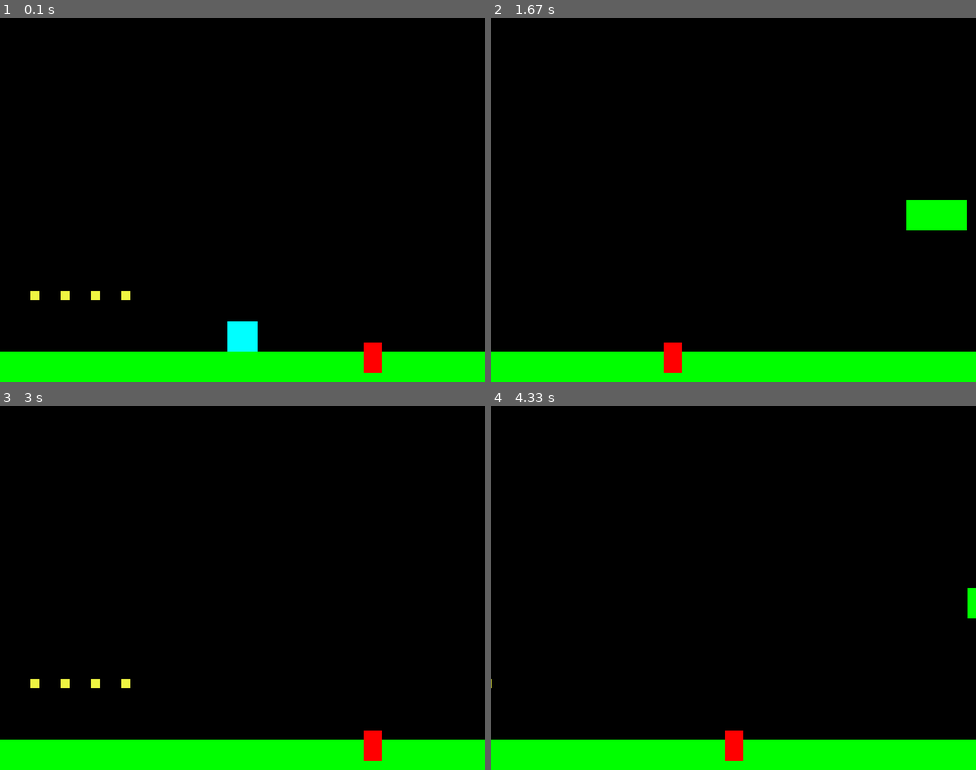
Above: before the commit, frames 1-4 (two rows, left to right).
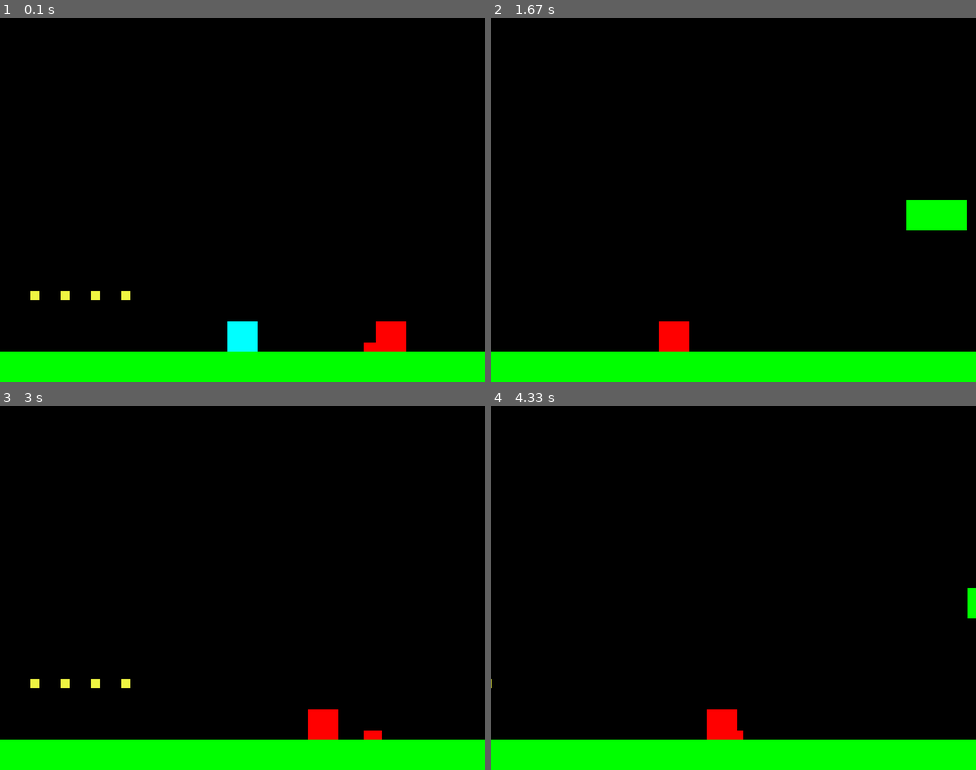
Above: after the commit, the same moments.

Repository: Rundumu/pygame-sonic-clone
Game: pygame game, started from main.py
The game is run twice, just before and just after one commit, with the same random seed, the same clock (stepped at 60 frames per second) and the same inputs.
Inputs:
- Up to frame 1 (0.1 s): no input
- Up to frame 2 (1.67 s): hold Right 0.33-0.8 s; hold Up 0.83-1.13 s; hold Right 1.17-1.63 s
- Up to frame 3 (3 s): hold Left 1.67-2.2 s; hold Left 2.23-2.63 s; hold Up from 2.67 s (still down)
- Up to frame 4 (4.33 s): release Up at 3.03 s; hold Right 3.07-3.7 s; hold Left 3.73-4.2 s; hold Right from 4.23 s (still down)

The runs differ from the first frame. In frame 1, 0.7% of the frame differs, in the area x 75-84%, y 83-98%; in frame 2, 0.6%; in frame 3, 0.7%, in the area x 63-79%, y 83-98%; in frame 4, 0.7%.

Commit message:
started working on enemy logic

Diff:
--- a/main.py
+++ b/main.py
@@ -65,6 +65,11 @@
 spikes = pygame.sprite.Group()
 spikes.add(spike)
 
+# enemies
+enemy = Enemies(600, HEIGHT - 100)
+enemies = pygame.sprite.Group()
+enemies.add(enemy)
+
 # all sprites
 sprites = pygame.sprite.Group()
 sprites.add(s)
@@ -72,6 +77,8 @@
 sprites.add(ground)
 sprites.add(ramp)
 sprites.add(spike)
+sprites.add(enemy)
+
 
 # rings
 # ring = Ring(100, HEIGHT - 120)
@@ -108,6 +115,7 @@
     # update
     #ramps.update()
     rings.update()
+    enemy.update()
     spikes.update()
     sprites.update()
 
@@ -198,7 +206,11 @@
 
     # TODO: create an exploding list that generates rings (done)
 
-
+    clashes = pygame.sprite.spritecollide(s, enemies, False)
+
+    if clashes:
+        for clash in clashes:
+            pass
 
 
     camera.update(s)
--- a/sprites.py
+++ b/sprites.py
@@ -141,7 +141,7 @@
     def __init__(self, x, y):
         pygame.sprite.Sprite.__init__(self)
 
-        self.image = pygame.Surface((30, 50))
+        self.image = pygame.Surface((30, 15))
         self.image.fill(RED)
         self.rect = self.image.get_rect()
         self.rect.x = x
@@ -155,8 +155,24 @@
     def __init__(self, x, y):
         pygame.sprite.Sprite.__init__(self)
 
-        self.image = pygame.Surface((30, 15))
+        self.image = pygame.Surface((50, 50))
         self.image.fill(RED)
         self.rect = self.image.get_rect()
         self.rect.x = x
         self.rect.y = y
+        self.vel = 2
+        self.start = (x - 100)
+        self.end = (x + 100)
+        self.path = [self.start, self.end]
+
+    def update(self):
+        if self.vel > 0:
+            if self.rect.x + self.vel < self.path[1]:
+                self.rect.x += self.vel
+            else:
+                self.vel = self.vel * -1
+        else:
+            if self.rect.x - self.vel > self.path[0]:
+                self.rect.x += self.vel
+            else:
+                self.vel = self.vel * -1
